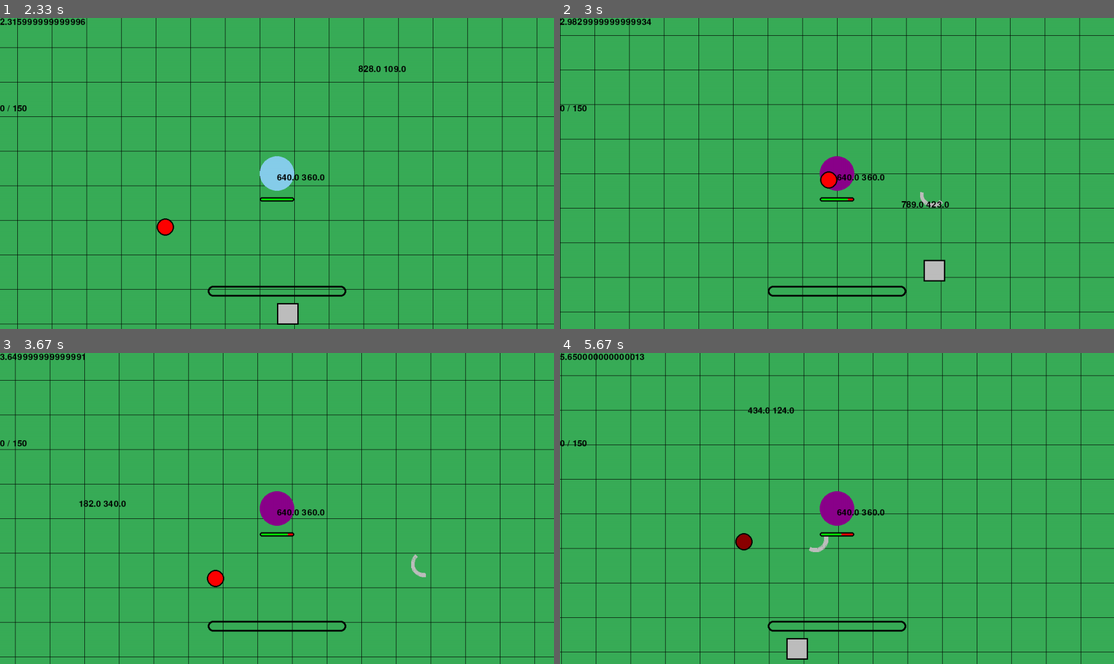
Above: before the commit, frames 1-4 (two rows, left to right).
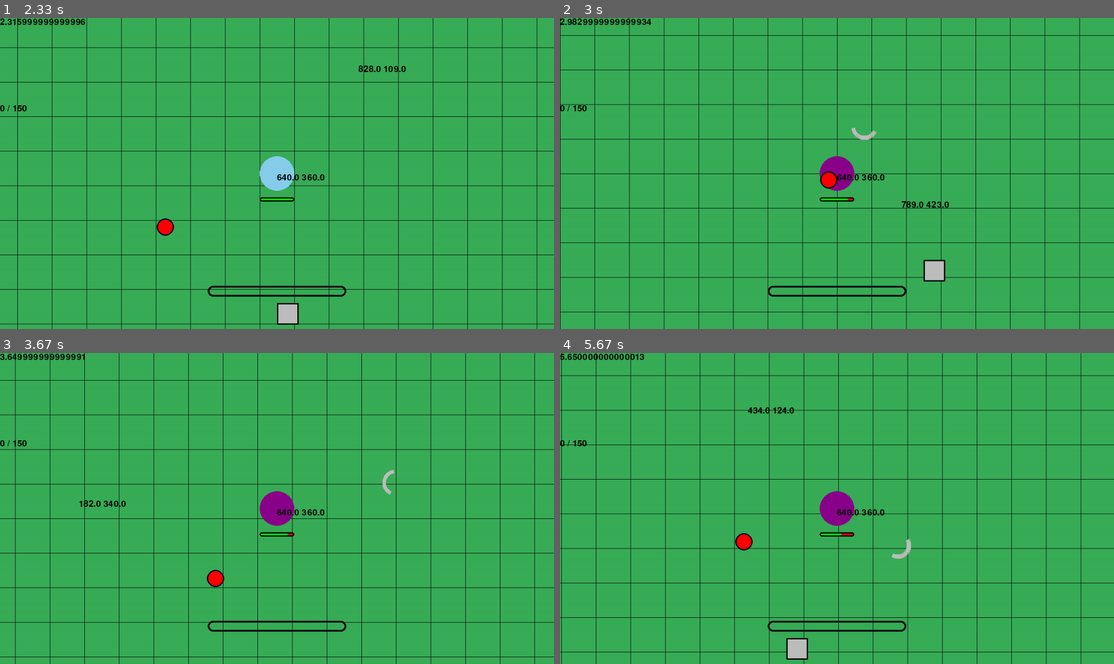
Above: after the commit, the same moments.

Repository: bOti234/roguelike-game-with-pygame-library
Game: pygame game, started from src/models/game.py
The game is run twice, just before and just after one commit, with the same random seed, the same clock (stepped at 60 frames per second) and the same inputs.
Inputs (mouse positions are in pixels of both pictures, inside the frame that each line leads up to):
- Up to frame 1 (2.33 s): hold D 0.33-0.8 s; move the mouse to (254, 185) at 0.37 s; hold W 0.83-1.13 s; move the mouse to (454, 164) at 0.87 s; hold D 1.17-1.63 s; move the mouse to (144, 176) at 1.2 s; hold A 1.67-2.2 s; move the mouse to (105, 126) at 1.7 s; hold S from 2.23 s (still down); move the mouse to (360, 64) at 2.27 s
- Up to frame 2 (3 s): release S at 2.53 s; hold A 2.57-2.97 s; move the mouse to (903, 201) at 2.6 s
- Up to frame 3 (3.67 s): hold W 3-3.37 s; move the mouse to (288, 402) at 3.03 s; hold D from 3.4 s (still down); move the mouse to (77, 499) at 3.43 s
- Up to frame 4 (5.67 s): release D at 4.03 s; hold S 4.07-4.43 s; move the mouse to (842, 539) at 4.1 s; hold A 4.47-4.93 s; move the mouse to (820, 455) at 4.5 s; hold D 4.97-5.43 s; move the mouse to (981, 558) at 5 s; hold W from 5.47 s (still down); move the mouse to (748, 405) at 5.5 s

Frame 1 is identical in both runs. In frame 2, 0.1% of the frame differs, in the area x 52-70%, y 35-61%; in frame 3, 0.1%; in frame 4, 0.3%, in the area x 31-64%, y 58-67%.

Commit message:
Update v1.1.3 -Fixed the movement of boomerang. -Added return feature to the movement of boomerang.

Diff:
--- a/src/models/game.py
+++ b/src/models/game.py
@@ -251,7 +251,7 @@
             position = pygame.Vector2(self.player.position.x, self.player.position.y)
         )
 
-        return [boomerang]#rifle, orb, boomerang, flamethrower, damage_field, drone, explosion, pistols]
+        return [boomerang]#rifle, orb, boomerang, flamethrower, damage_field, drone, explosion, pistols
 
     def openMenu(self, menu: Menu):
         self.onpause = True
@@ -853,13 +853,36 @@
                         bullet.position_destination.x = mouse_pos.x
                         bullet.position_destination.y = mouse_pos.y
 
+                    bullet.position_original.x = self.player.position.x
+                    bullet.position_original.y = self.player.position.y
+
                     center = pygame.Vector2(
                         (bullet.position_destination.x - bullet.position_original.x) / 2 + bullet.position_original.x,
                         (bullet.position_destination.y - bullet.position_original.y) / 2 + bullet.position_original.y,
                         )
 
-                    bullet.position.x = center.x + (bullet.position_original.x - bullet.position_destination.x) * math.cos(bullet.rotation * math.pi / 180) * 0.8
-                    bullet.position.y = center.y + (bullet.position_original.y - bullet.position_destination.y) * math.sin(bullet.rotation * math.pi / 180) * 0.8
+                    #ellipse = (((bullet.position.x - center.x) * math.cos(bullet.rotation * math.pi / 180) + (bullet.position.y - center.y) * math.sin(bullet.rotation * math.pi / 180))**2)/(((bullet.position_destination.x - bullet.position_original.x)/2 + 1)**2 + ((bullet.position_destination.y - bullet.position_original.y)/2 + 1)**2) + (((bullet.position.x - center.x) * math.sin(bullet.rotation * math.pi / 180) - (bullet.position.y - center.y) * math.cos(bullet.rotation * math.pi / 180))**2)/(((bullet.position_destination.x - bullet.position_original.x)/4 + 1)**2 + ((bullet.position_destination.y - bullet.position_original.y)/4 + 1)**2)
+
+                    # Computing the ellipse's half-axis' -> Instead of a fixed value, I made it so the ellipse's size/area is relative to the throw distance.
+                    ax = ((bullet.position_destination.x - bullet.position_original.x) / 2 + 1)
+                    ay = ((bullet.position_destination.y - bullet.position_original.y) / 2 + 1)
+                    bx = ((bullet.position_destination.x - bullet.position_original.x) / 4 + 1) # A little trade secret: This isn't really an ellipse. I don't even have the focus points. The distance between those two points (wherever they are) and the points of the ellipse would be approximately constant when added together though, so I'm fine with this.
+                    by = ((bullet.position_destination.y - bullet.position_original.y) / 4 + 1)
+
+                    distance = math.sqrt((bullet.position_destination.x - bullet.position_original.x)**2 + (bullet.position_destination.y - bullet.position_original.y)**2) + 1
+                    angle = math.acos((bullet.position_destination.x - bullet.position_original.x)/distance) * self.compare_subtraction(bullet.position_destination.y, bullet.position_original.y)
+
+                    bullet.position.x =  2 * center.x + math.sqrt(ax**2 + ay**2) * math.cos((bullet.rotation + 180) *  math.pi / 180) + math.sqrt(ax**2 + ay**2) * math.cos(0) - bullet.position_destination.x
+                    bullet.position.y =  2 * center.y + math.sqrt(bx**2 + by**2) * math.sin((bullet.rotation + 180) *  math.pi / 180) + math.sqrt(bx**2 + by**2) * math.sin(0) - bullet.position_destination.y
+
+                    bullet.position.x -= bullet.position_original.x
+                    bullet.position.y -= bullet.position_original.y
+
+                    bullet.position.rotate_rad_ip(angle)
+
+                    bullet.position.x += bullet.position_original.x
+                    bullet.position.y += bullet.position_original.y
+
 
                     tempX = bullet.position.x
                     tempY = bullet.position.y
@@ -868,23 +891,23 @@
                     bullet.position_destination.y -= (tempY - bullet.position.y)
                     bullet.position_original.x -= (tempX - bullet.position.x)
                     bullet.position_original.y -= (tempY - bullet.position.y)
-
-                    if pygame.sprite.collide_circle(bullet, self.player) or bullet.rotation > 40:
-                        rect = pygame.Rect(bullet.position.x, bullet.position.y, weapon.size*3, weapon.size*3)
-                        pygame.draw.arc(self.screen, weapon.colour, rect, math.radians(0 + bullet.animation_rotation), math.radians(120 + weapon.level * 25 + bullet.animation_rotation), 7 + weapon.level)
-
-                        if weapon.level >= 3:
-                            pygame.draw.arc(self.screen, "blue", rect, math.radians(0 + bullet.animation_rotation), math.radians(140 + weapon.level * 20 + bullet.animation_rotation), 2 + weapon.level)
-
-                        if weapon.level == 5:
-                            pygame.draw.arc(self.screen, "indianred3", rect, math.radians(0 + bullet.animation_rotation), math.radians(140 + weapon.level * 20 + bullet.animation_rotation), 2)
-
                     bullet.rotation += weapon.speed * 0.1 * (1 + abs(math.sin(bullet.rotation * math.pi / 180)))
-                    bullet.animation_rotation += weapon.speed * 0.3 * (1 + abs(math.sin(bullet.rotation * math.pi / 180)))
-
-                    if (pygame.sprite.collide_circle(bullet, self.player) and bullet.rotation >= 180 ) or bullet.rotation >= 410:
+                    bullet.animation_rotation += weapon.speed * 0.3 * (1 + abs(math.sin(30 * math.pi / 180)))
+
+                    rect = pygame.Rect(bullet.position.x, bullet.position.y, weapon.size*3, weapon.size*3)
+                    pygame.draw.arc(self.screen, weapon.colour, rect, math.radians(0 + bullet.animation_rotation), math.radians(120 + weapon.level * 25 + bullet.animation_rotation), 7 + weapon.level)
+
+                    if weapon.level >= 3:
+                        pygame.draw.arc(self.screen, "blue", rect, math.radians(0 + bullet.animation_rotation), math.radians(140 + weapon.level * 20 + bullet.animation_rotation), 2 + weapon.level)
+
+                    if weapon.level == 5:
+                        pygame.draw.arc(self.screen, "indianred3", rect, math.radians(0 + bullet.animation_rotation), math.radians(140 + weapon.level * 20 + bullet.animation_rotation), 2)
+
+
+                    if (pygame.sprite.collide_circle(bullet, self.player) and bullet.rotation >= 180) or bullet.rotation >= 720:
                         bullet.remove(weapon.bullets)
                         bullet.kill()
+
             if "pet" in weapon.pattern:
                 pygame.draw.circle(self.screen, weapon.colour, (weapon.position.x, weapon.position.y), weapon.size)
                 if weapon.level >= 3:
Not shown, changed: README.md
